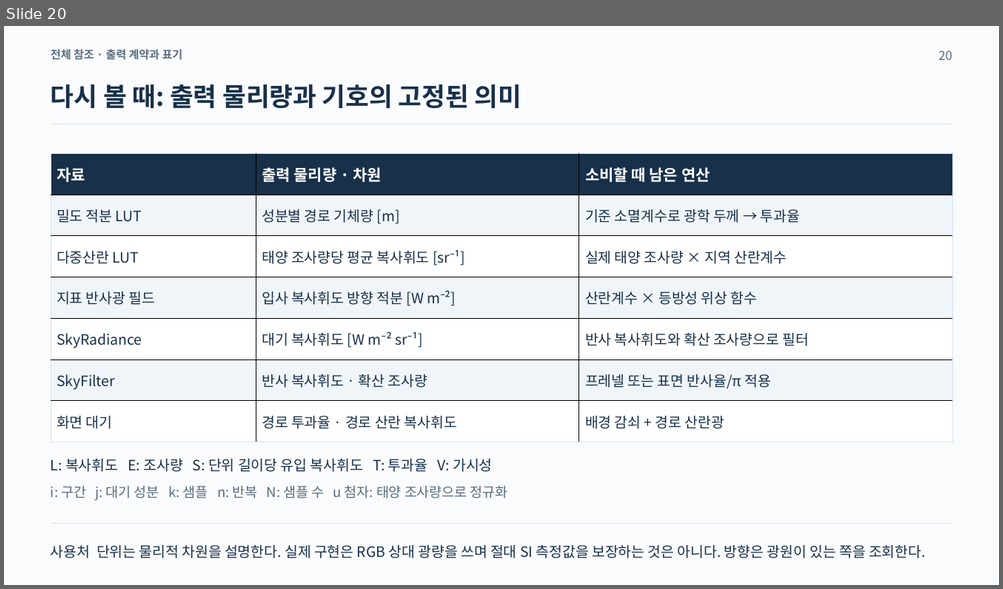
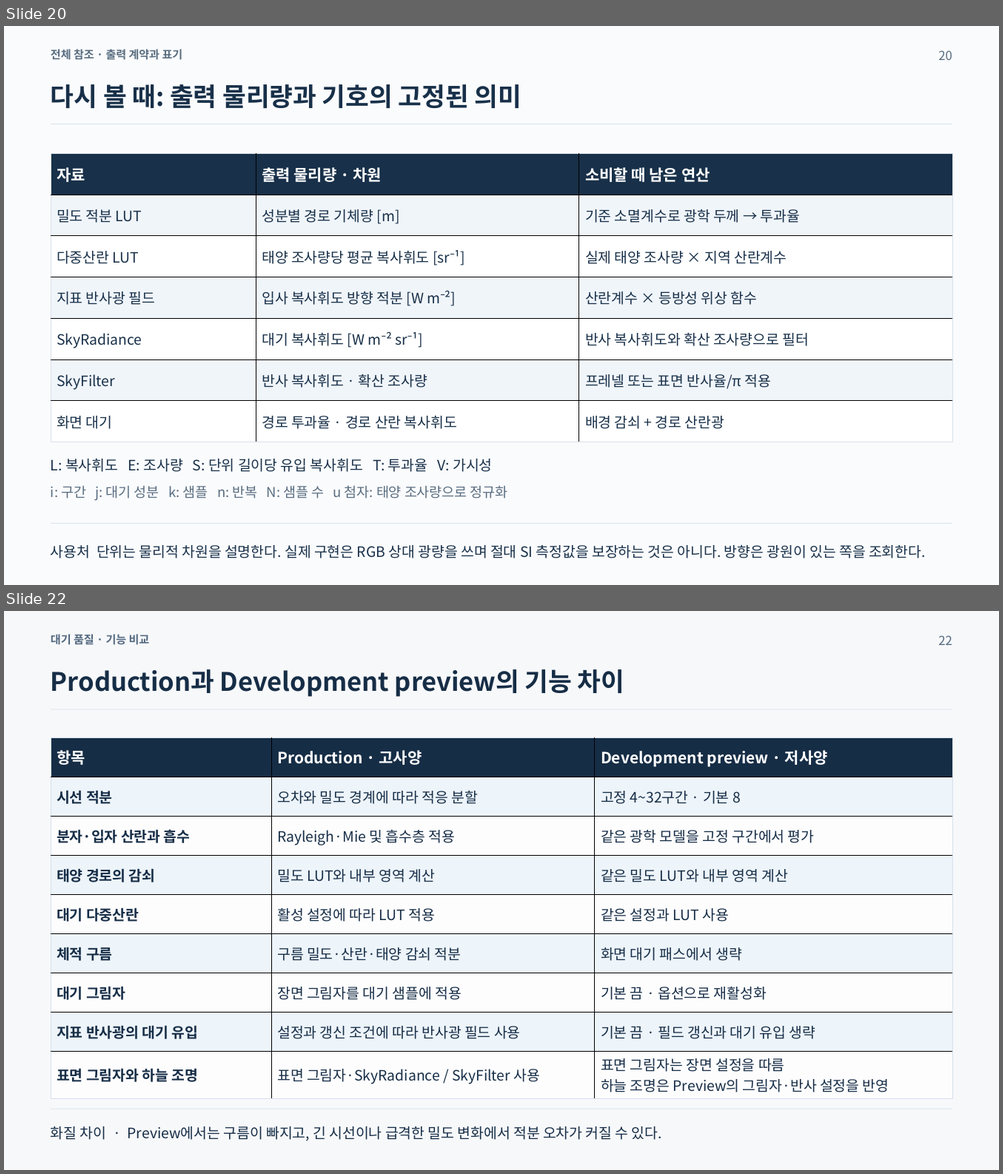
Before and after one commit to LongtimeProdigy/DuckingEngine_v0002, a slide deck: output/Atmosphere_Rendering_Notes_Consistent.pptx. Shown one above the other, each under a label of ours: slide 20 before the commit, slides 20 and 22 after it; the slides between them are not shown. The pictures are 1003x589 and 1003x1174 pixels, drawn with LibreOffice and Linux fonts; fonts in the diff are those of the drawing. Boxes give left, top, right and bottom in pixels: in the first picture for what was removed or moved away, otherwise in the second. Text is boxed around its words. In the diff, an @@ line names an element or a change of style, - is before the commit and + after.

Commit message:
저사양모드 스펙 설명 추가

```diff
--- a/output/Atmosphere_Rendering_Notes_Consistent.pptx
+++ b/output/Atmosphere_Rendering_Notes_Consistent.pptx
@@ slide 22 added at box(4, 611, 999, 1170), background #F7F8FA @@
@@ text added at box(51, 634, 150, 645), 13.5 pt, text #536980, bold @@
+대기 품질 · 기능 비교
@@ text added at box(938, 635, 952, 645), 15 pt, text #536980 @@
+22
@@ text added at box(51, 669, 624, 697), 30.8 pt, text #162D46, bold @@
+Production과 Development preview의 기능 차이
@@ rectangle added at box(51, 709, 951, 710), fill #D5E1EC @@
@@ table added at box(51, 738, 952, 1096), 9 rows, 3 columns @@
+항목 | Production · 고사양 | Development preview · 저사양
+시선 적분 | 오차와 밀도 경계에 따라 적응 분할 | 고정 4~32구간 · 기본 8
+분자·입자 산란과 흡수 | Rayleigh·Mie 및 흡수층 적용 | 같은 광학 모델을 고정 구간에서 평가
+태양 경로의 감쇠 | 밀도 LUT와 내부 영역 계산 | 같은 밀도 LUT와 내부 영역 계산
+대기 다중산란 | 활성 설정에 따라 LUT 적용 | 같은 설정과 LUT 사용
+체적 구름 | 구름 밀도·산란·태양 감쇠 적분 | 화면 대기 패스에서 생략
+대기 그림자 | 장면 그림자를 대기 샘플에 적용 | 기본 끔 · 옵션으로 재활성화
+지표 반사광의 대기 유입 | 설정과 갱신 조건에 따라 반사광 필드 사용 | 기본 끔 · 필드 갱신과 대기 유입 생략
+표면 그림자와 하늘 조명 | 표면 그림자·SkyRadiance / SkyFilter 사용 | 표면 그림자는 장면 설정을 따름 / 하늘 조명은 Preview의 그림자·반사 설정을 반영
@@ rectangle added at box(51, 1108, 951, 1109), fill #D5E1EC @@
@@ text added at box(51, 1127, 662, 1142), 17.2 pt, text #162D46 @@
+화질 차이 · Preview에서는 구름이 빠지고, 긴 시선이나 급격한 밀도 변화에서 적분 오차가 커질 수 있다.
```
Also in this commit, not shown: 4 other slides added.
